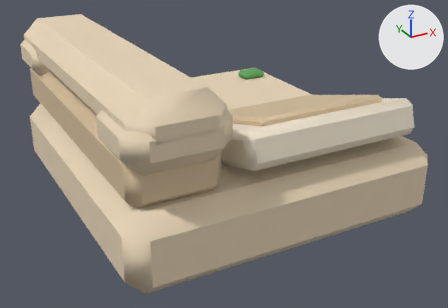
The glTF model public/models/era_desk_phone.glb: old version first, new version second.
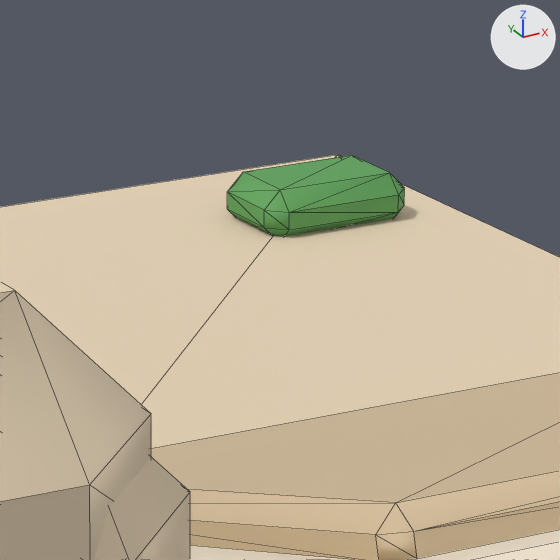
Each version appears first whole from a 50 mm camera at (-0.1716, -0.3261, 0.1829) aimed at (0.0027, -0.0091, 0.0244), and next in a close-up on the part from 46% to 64% of the width and 15% to 41% of the height. The lights are fixed; the arrows at upper right show +X, +Y and +Z. The last two pictures show the newer version. The close-ups show mesh edges as thin lines. Vertices at exactly the same position are counted once.

The first close-up shows 'era_desk_phone'.
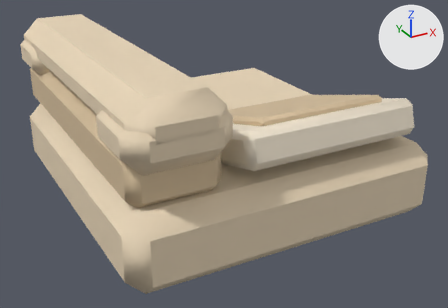
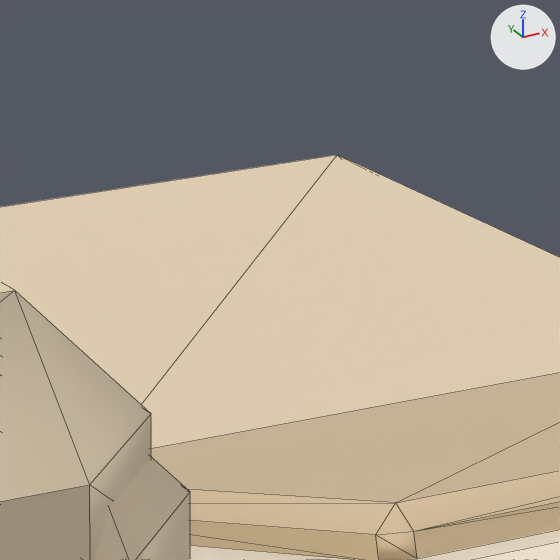
Pixel boxes (x1, y1, x2, y2) of what changed, in the close-ups (560 x 560 px):
part 1 of me_era_desk_phone, deleted (green)
    before: (227, 155, 404, 236)

Patch to the scene script:
```diff
--- a/public/models/era_desk_phone.glb.py
+++ b/public/models/era_desk_phone.glb.py
@@ me_era_desk_phone @@
 # used by ob_era_desk_phone; location = (0.0, 0.0, 0.0225)
-me_era_desk_phone.from_pydata(...)  # 192 vertices, 352 faces; spans x -0.095..0.095, y -0.1..0.11, z -0.023..0.076
+me_era_desk_phone.from_pydata(...)  # 168 vertices, 308 faces; spans x -0.095..0.095, y -0.1..0.11, z -0.023..0.076
+# me_era_desk_phone part 1: the loose piece of 24 vertices spanning x 0.061..0.079, y 0.064..0.076, z 0.021..0.027 is deleted
 me_era_desk_phone.materials.append(mat_pal_wall_warm)
@@ me_era_desk_phone @@
 me_era_desk_phone.materials.append(mat_pal_wall_trim)
-me_era_desk_phone.materials.append(mat_pal_leaf)  # green #5ea35a
```
